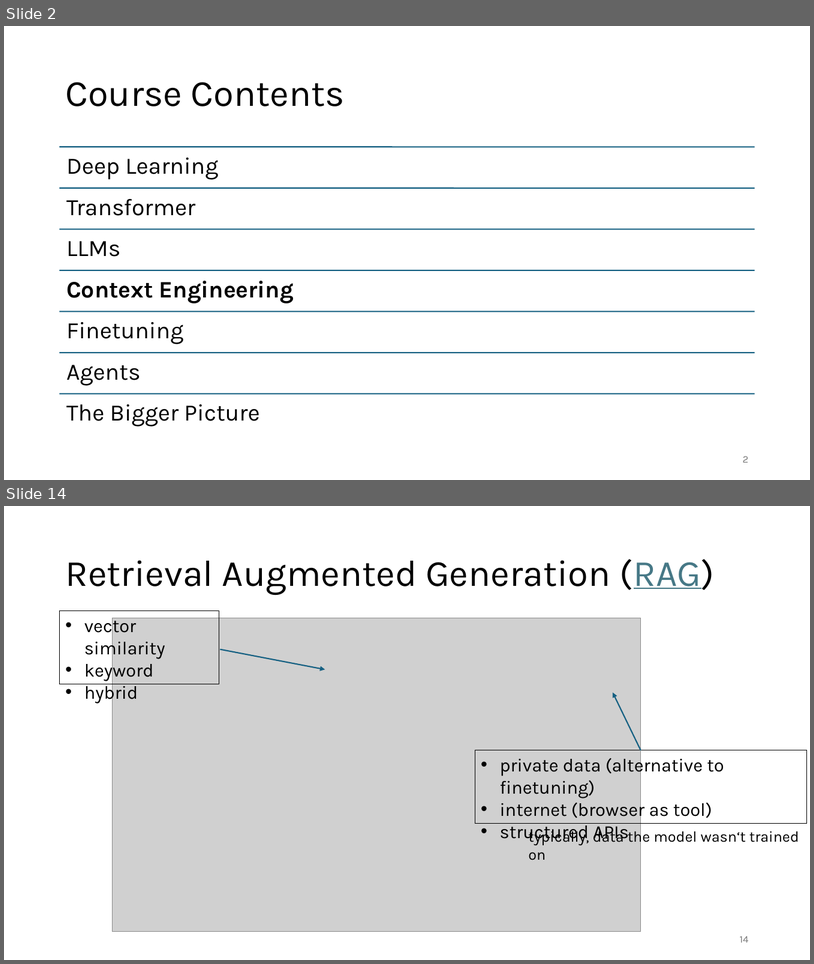
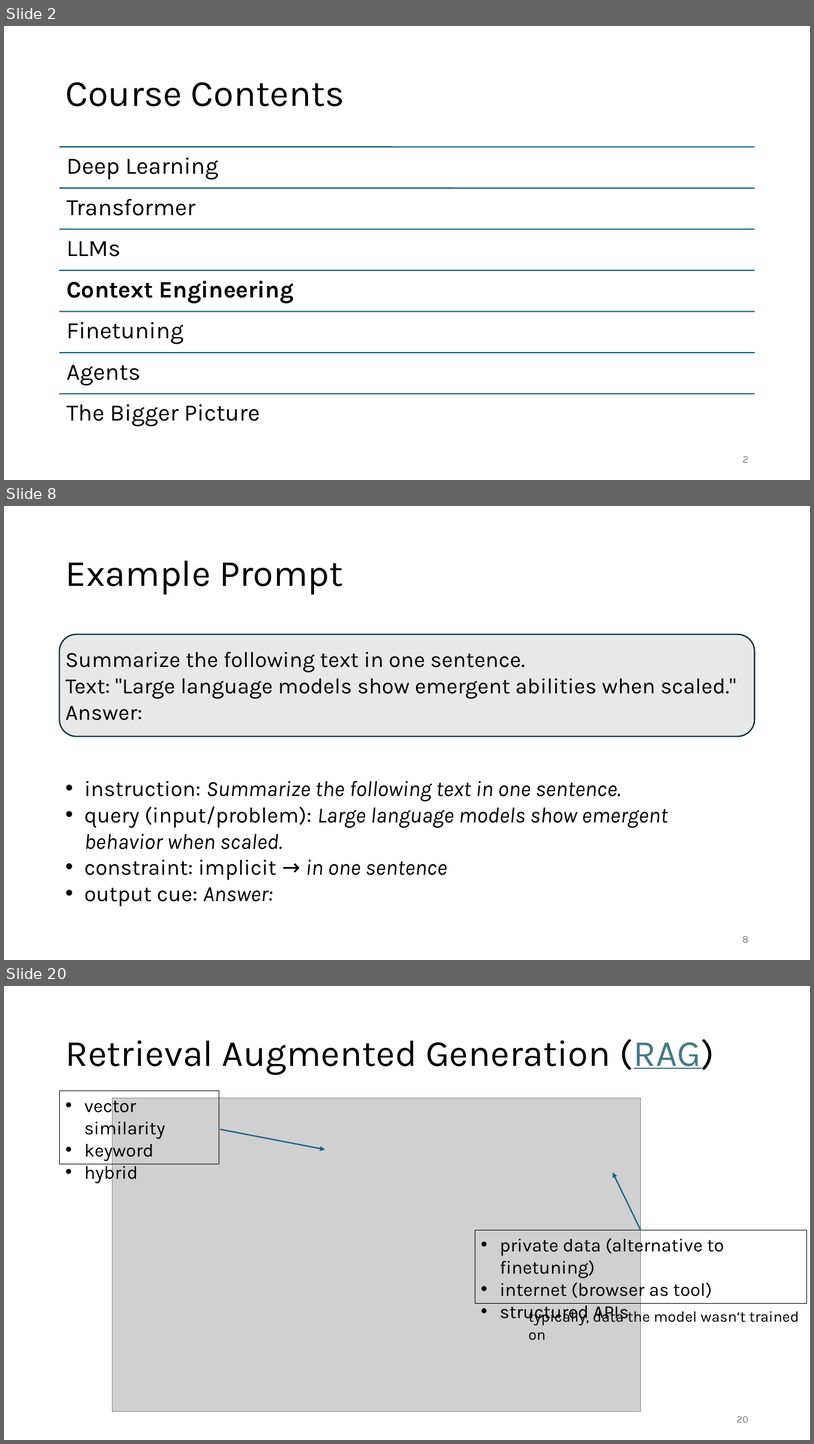
Before and after one commit to FelixWick/language_models, a slide deck: slides/4_context_engineering.pptx. Shown one above the other, each under a label of ours: slides 2 and 14 before the commit, slides 2, 8 and 20 after it; the slides between them are not shown. The pictures are 814x964 and 814x1444 pixels, drawn with LibreOffice and Linux fonts; fonts in the diff are those of the drawing; grey boxes stand for pictures. Boxes give left, top, right and bottom in pixels: in the first picture for what was removed or moved away, otherwise in the second. Text is boxed around its words. In the diff, an @@ line names an element or a change of style, - is before the commit and + after.

Commit message:
more details on prompt engineering

```diff
--- a/slides/4_context_engineering.pptx
+++ b/slides/4_context_engineering.pptx
@@ slide 8 added at [4, 506, 810, 960], background #FFFFFF @@
@@ title added at [65, 561, 344, 595], 44 pt, text #000000 @@
+Example Prompt
@@ rounded rectangle added at [60, 634, 755, 736], fill #E8E8E8, outline #092A39 1.5 pt @@
@@ text added at [65, 652, 737, 720], 26 pt, text #000000 @@
+Summarize the following text in one sentence.
+Text: "Large language models show emergent abilities when scaled."
+Answer:
@@ text added at [84, 781, 668, 906], 26 pt, text #000000, italic @@
+• instruction: Summarize the following text in one sentence.
+• query (input/problem): Large language models show emergent behavior when scaled.
+• constraint: implicit → in one sentence
+• output cue: Answer:
@@ page number added at [743, 936, 749, 942], 12 pt, text #797979 @@
+8
@@ what was slide 14 is now slide 20 @@
@@ page number at [737, 1416, 749, 1422]: text changed @@
-14
+20
```
Also in this commit, not shown: 6 slides changed, 10 other slides added, 6 slides removed, 1 other file.
